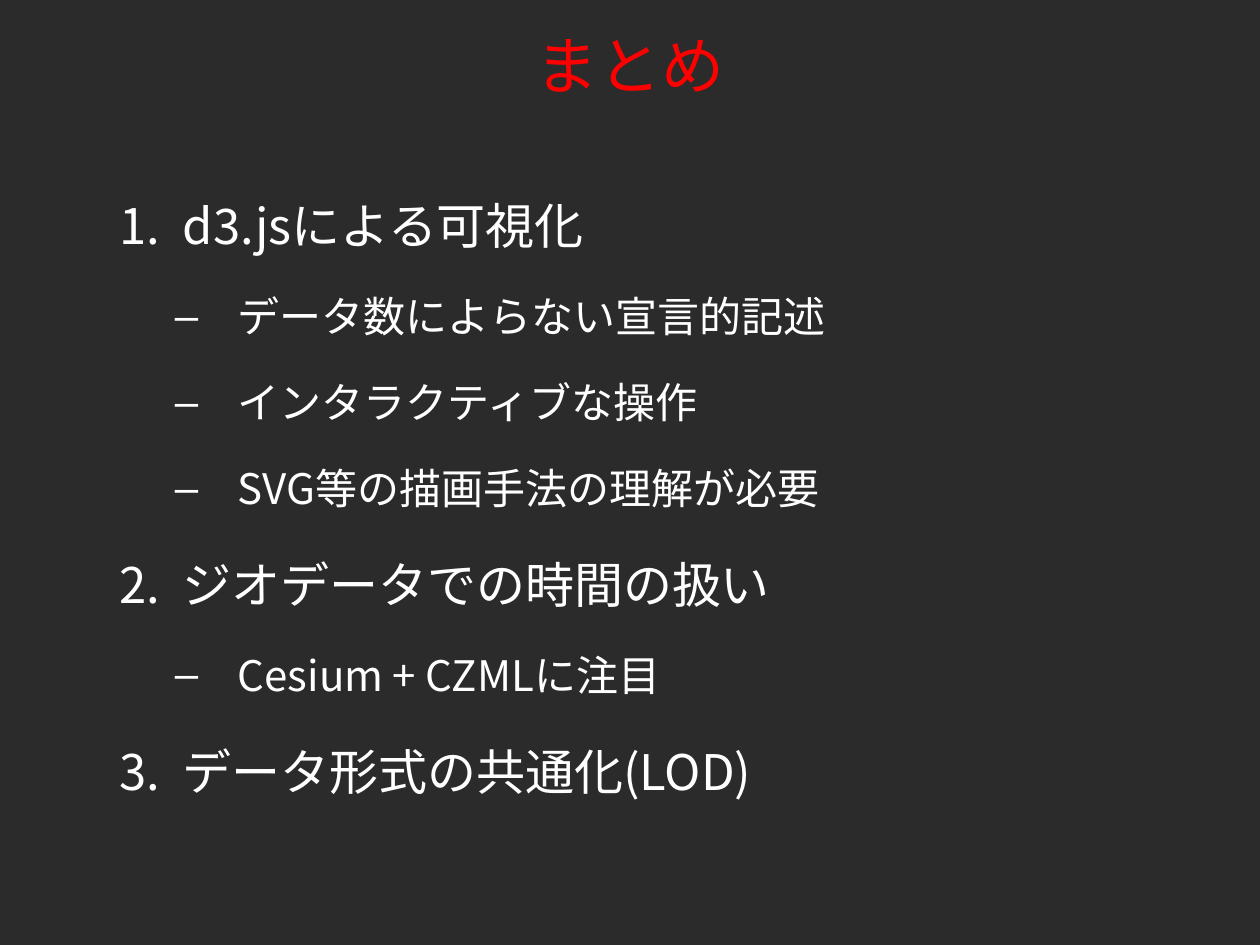
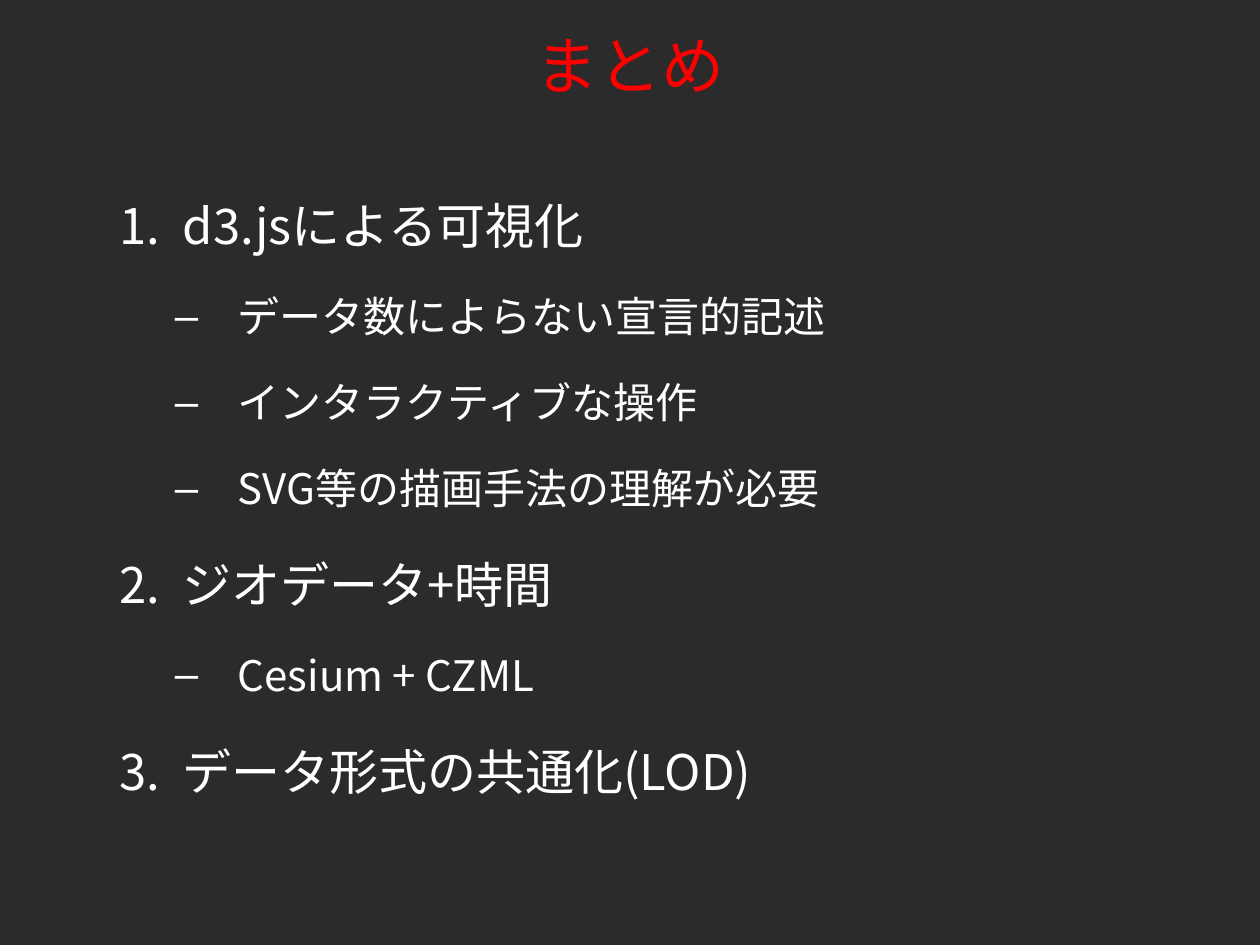
Before and after one commit to tkhrmeme/SapporoSchoolFlu, a slide deck: slide 23 of foss4g_hokkaido_2015_endo.ppt. Drawn at 1260x945 pixels with LibreOffice and Linux fonts; fonts in the diff are those of the drawing; background and template pictures are left out; a plain dark background stands for a picture behind light text. Boxes give left, top, right and bottom in pixels: in the first picture for what was removed or moved away, otherwise in the second. Text is boxed around its words. In the diff, an @@ line names an element or a change of style, - is before the commit and + after.

```diff
--- a/foss4g_hokkaido_2015_endo.ppt
+++ b/foss4g_hokkaido_2015_endo.ppt
@@ text at (x1=183, y1=561, x2=553, y2=692): text changed @@
-2. ジオデータでの時間の扱い
-  – Cesium + CZMLに注目
+2. ジオデータ+時間
+  – Cesium + CZML
```
Also in this commit, not shown: 10 other slides changed, 1 slide added, 1 slide removed.
